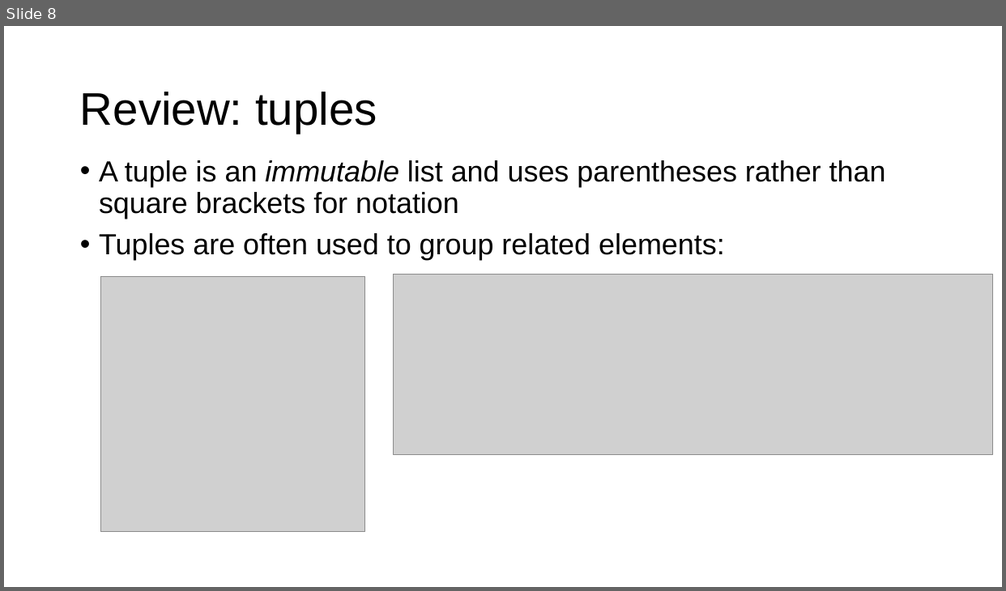
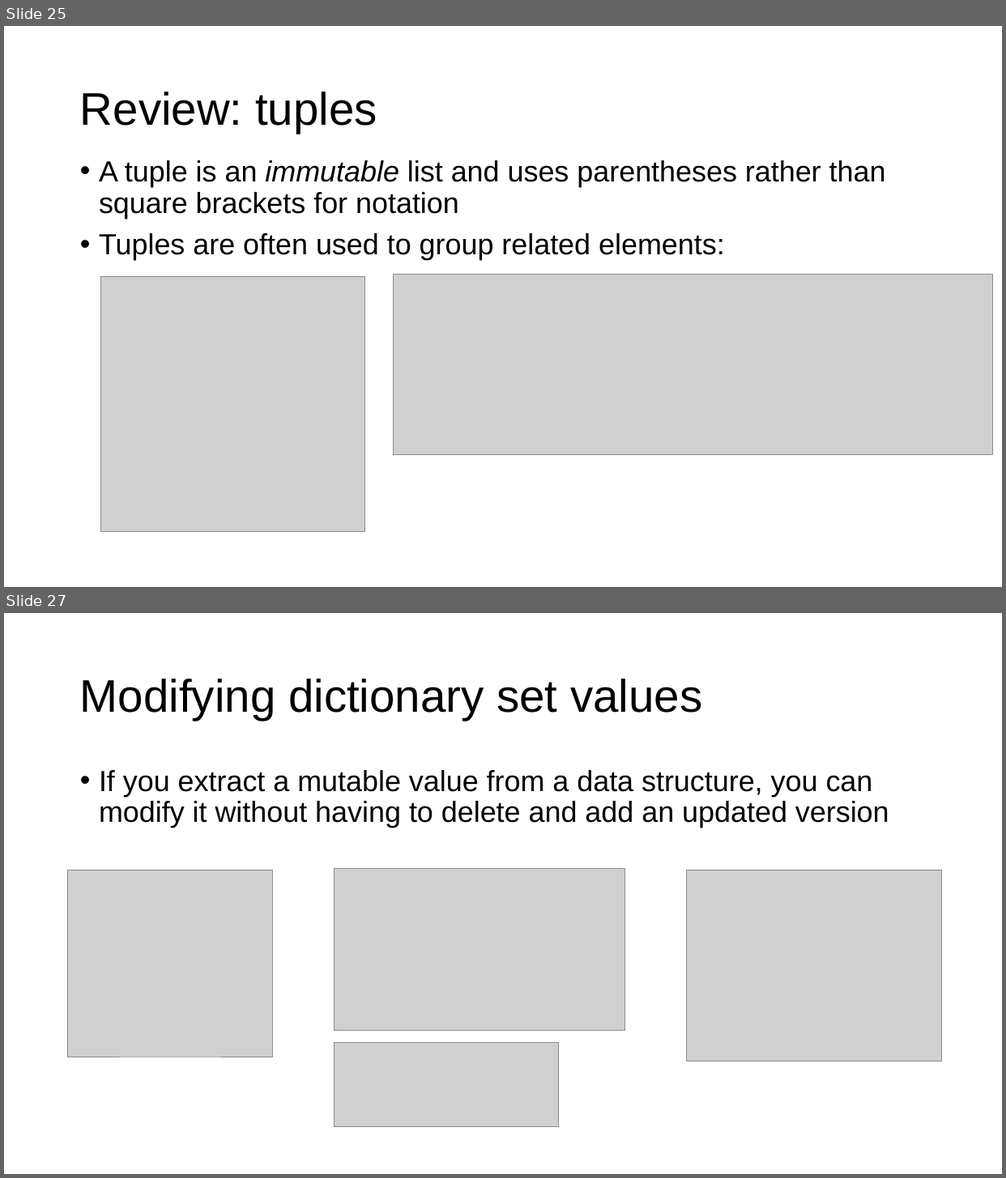
Before and after one commit to parrt/msds692, a slide deck: notes/hashtable.pptx. Shown one above the other, each under a label of ours: slide 8 before the commit, slides 25 and 27 after it; the slides between them are not shown. The pictures are 1006x591 and 1006x1178 pixels, drawn with LibreOffice and Linux fonts; fonts in the diff are those of the drawing; grey boxes stand for pictures; background and template pictures are left out. Boxes give left, top, right and bottom in pixels: in the first picture for what was removed or moved away, otherwise in the second. Text is boxed around its words. In the diff, an @@ line names an element or a change of style, - is before the commit and + after.

```diff
--- a/notes/hashtable.pptx
+++ b/notes/hashtable.pptx
@@ slide 27 added at [4,613,1002,1174], background #FFFFFF @@
@@ title added at [80,679,702,720], 44 pt, text #000000 @@
+Modifying dictionary set values
@@ text added at [99,770,889,828], 28 pt, text #000000 @@
+• If you extract a mutable value from a data structure, you can modify it without having to delete and add an updated version
@@ picture added at [68,870,273,1057] @@
@@ picture added at [334,869,625,1032] @@
@@ picture added at [687,870,943,1062] @@
@@ picture added at [334,1043,559,1127] @@
@@ what was slide 8 is now slide 25 @@
```
Also in this commit, not shown: 3 slides changed, 21 other slides added, 2 slides removed, 3 other files.
